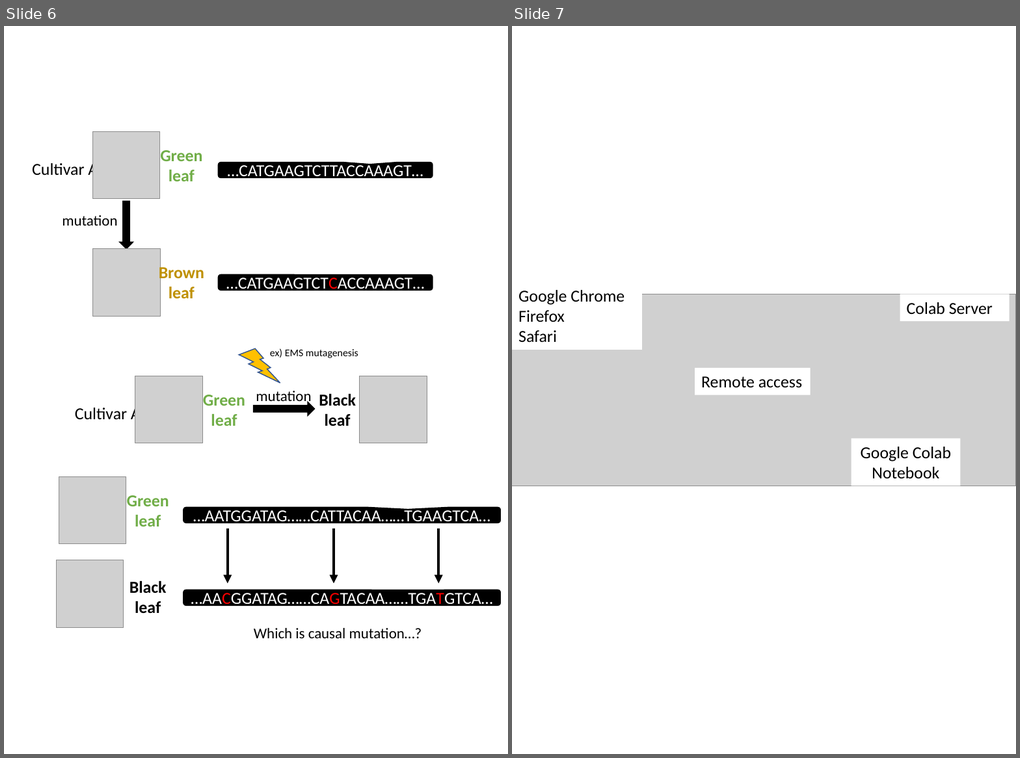
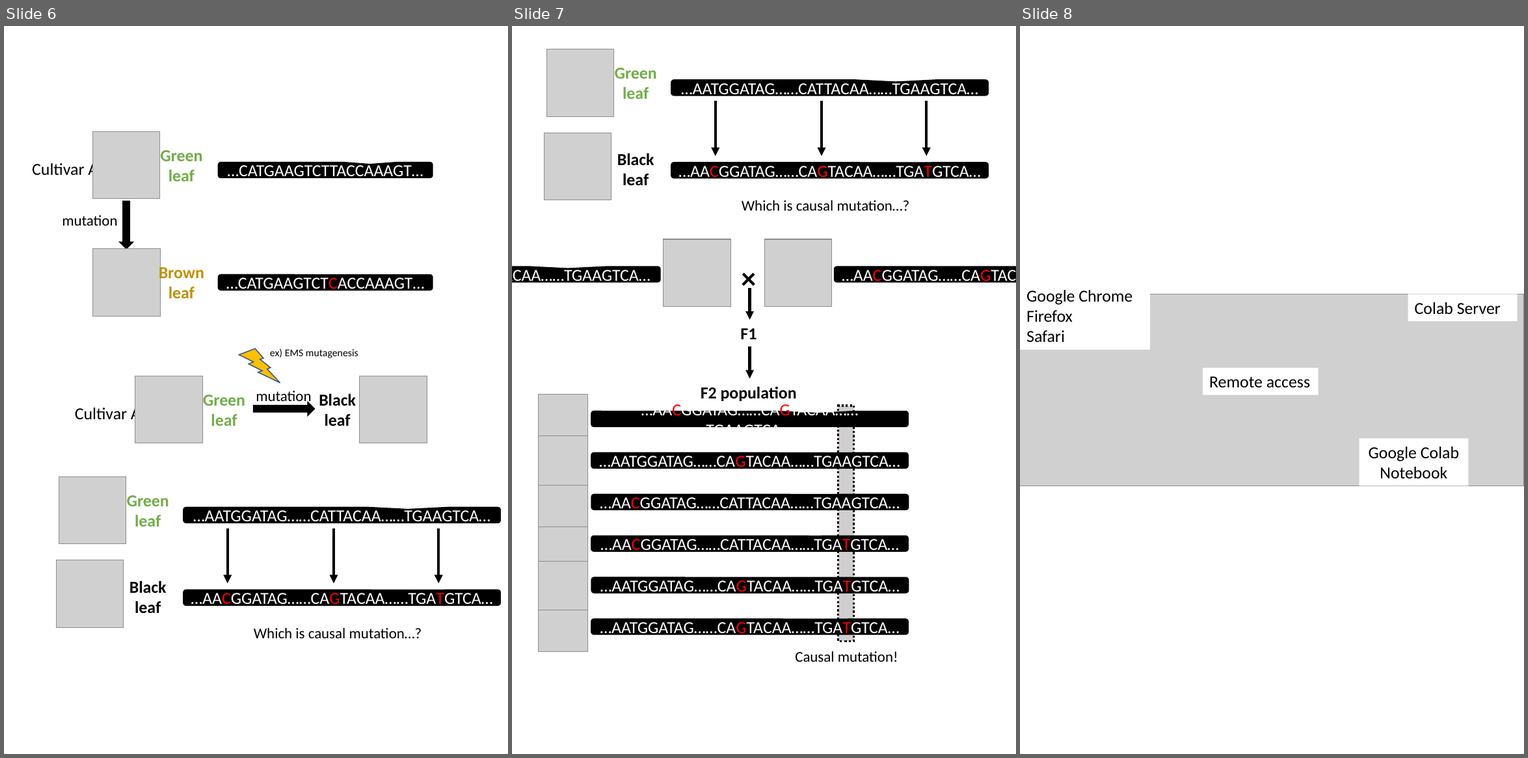
Before and after one commit to slt666666/FAO_lecture, a slide deck: FAO_2024/mutmapqtlseq.pptx. Shown side by side, each under a label of ours: slides 6 and 7 before the commit, slides 6, 7 and 8 after it. The pictures are 1020x758 and 1528x758 pixels, drawn with LibreOffice and Linux fonts; fonts in the diff are those of the drawing; grey boxes stand for pictures. Boxes give left, top, right and bottom in pixels: in the first picture for what was removed or moved away, otherwise in the second. Text is boxed around its words. In the diff, an @@ line names an element or a change of style, - is before the commit and + after.

```diff
--- a/FAO_2024/mutmapqtlseq.pptx
+++ b/FAO_2024/mutmapqtlseq.pptx
@@ slide 7 added at (512,26,1016,754), background #FFFFFF @@
@@ picture added at (547,49,614,117) @@
@@ text added at (615,68,657,99), 18 pt, text #70AD47, bold @@
+Green leaf
@@ rounded speech box added at (671,80,988,95), fill #000000, outline #000000 1 pt, 18 pt, text #FFFFFF @@
+…AATGGATAG……CATTACAA……TGAAGTCA…
@@ arrow added from (715, 101) to (715, 155), #000000 3 pt @@
@@ arrow added from (821, 101) to (821, 155), #000000 3 pt @@
@@ arrow added from (927, 101) to (927, 155), #000000 3 pt @@
@@ picture added at (544,133,611,200) @@
@@ text added at (617,153,654,186), 18 pt, text #000000, bold @@
+Black leaf
@@ rounded speech box added at (671,162,988,178), fill #000000, outline #000000 1 pt, 18 pt, text #FFFFFF @@
+…AACGGATAG……CAGTACAA……TGATGTCA…
@@ text added at (741,200,910,211), 16 pt, text #000000 @@
+Which is causal mutation…?
@@ picture added at (663,239,730,306) @@
@@ picture added at (765,239,832,306) @@
@@ text added at (715,255,782,299), 32 pt, text #000000, bold @@
+×
@@ rounded speech box added at (512,266,660,282), fill #000000, outline #000000 1 pt, 18 pt, text #FFFFFF @@
+…AATGGATAG……CATTACAA……TGAAGTCA…
@@ rounded speech box added at (834,266,1016,282), fill #000000, outline #000000 1 pt, 18 pt, text #FFFFFF @@
+…AACGGATAG……CAGTACAA……TGATGTCA…
@@ arrow added from (750, 288) to (750, 320), #000000 3 pt @@
@@ text added at (740,328,756,339), 18 pt, text #000000, bold @@
+F1
@@ arrow added from (750, 346) to (750, 378), #000000 3 pt @@
@@ picture added at (539,394,588,443) @@
@@ text added at (700,387,797,401), 18 pt, text #000000, bold @@
+F2 population
@@ rounded speech box added at (591,411,908,426), fill #000000, outline #000000 1 pt, 18 pt, text #FFFFFF @@
+…AACGGATAG……CAGTACAA……TGAAGTCA...
@@ rectangle added at (838,406,854,642), fill #D0CECE, outline #000000 2.25 pt dashed @@
@@ picture added at (539,436,588,485) @@
@@ rounded speech box added at (591,452,908,468), fill #000000, outline #000000 1 pt, 18 pt, text #FFFFFF @@
+…AATGGATAG……CAGTACAA……TGAAGTCA…
@@ picture added at (539,477,588,526) @@
@@ rounded speech box added at (591,494,908,510), fill #000000, outline #000000 1 pt, 18 pt, text #FFFFFF @@
+…AACGGATAG……CATTACAA……TGAAGTCA…
@@ picture added at (539,519,588,568) @@
@@ rounded speech box added at (591,536,908,551), fill #000000, outline #000000 1 pt, 18 pt, text #FFFFFF @@
+…AACGGATAG……CATTACAA……TGATGTCA…
@@ picture added at (539,561,588,610) @@
@@ rounded speech box added at (591,577,908,593), fill #000000, outline #000000 1 pt, 18 pt, text #FFFFFF @@
+…AATGGATAG……CAGTACAA……TGATGTCA…
@@ picture added at (539,603,588,651) @@
@@ rounded speech box added at (591,618,908,634), fill #000000, outline #000000 1 pt, 18 pt, text #FFFFFF @@
+…AATGGATAG……CAGTACAA……TGATGTCA…
@@ text added at (795,651,898,662), 16 pt, text #000000 @@
+Causal mutation!
@@ what was slide 7 is now slide 8 @@
```
Also in this commit, not shown: 1 other file.
